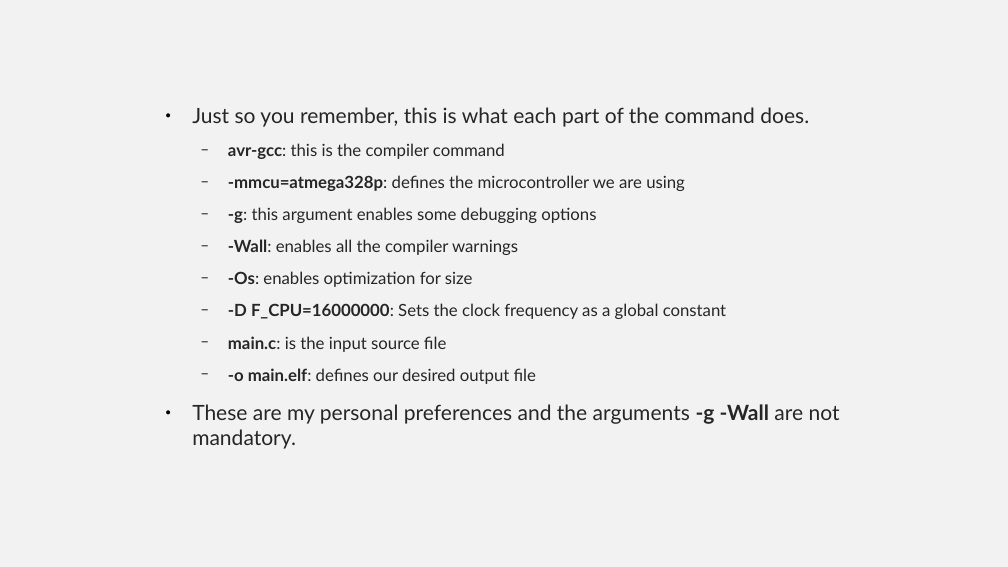
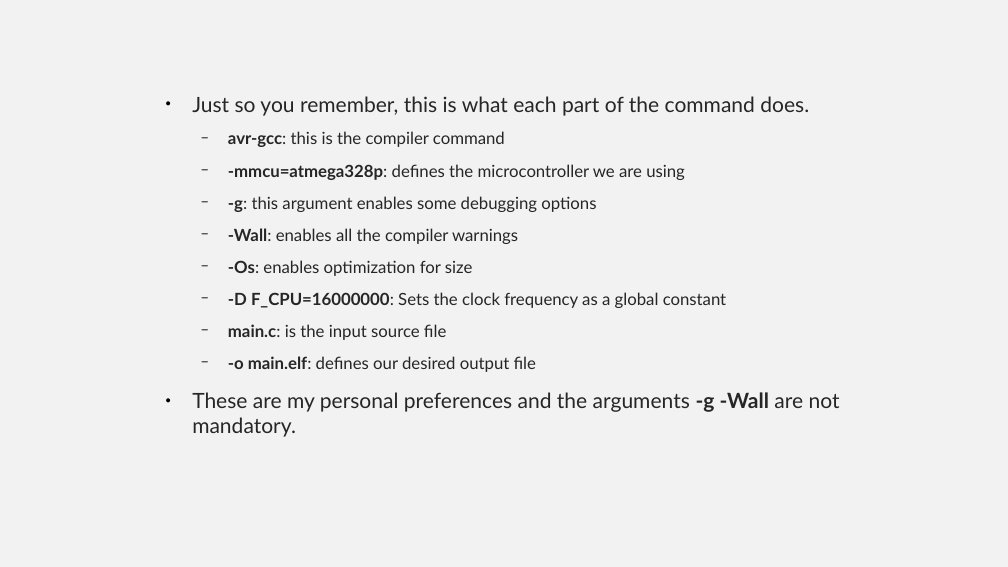
Before and after one commit to Equihua2211/I7266, a slide deck: slide 33 of 001_Slides/08_UART-USART.odp. Drawn at 1008x567 pixels with LibreOffice and Linux fonts; fonts in the diff are those of the drawing. Boxes give left, top, right and bottom in pixels: in the first picture for what was removed or moved away, otherwise in the second. Text is boxed around its words. In the diff, an @@ line names an element or a change of style, - is before the commit and + after.

```diff
--- a/001_Slides/08_UART-USART.odp
+++ b/001_Slides/08_UART-USART.odp
@@ text "Just so you remember, this ...": place and size @@
-text "Just so you remember, this ..." at <box>192,107,840,449</box>
+text "Just so you remember, this ..." at <box>192,96,840,437</box>
```
Also in this commit, not shown: 4 other slides changed, 18 slides added, 4 other files.
